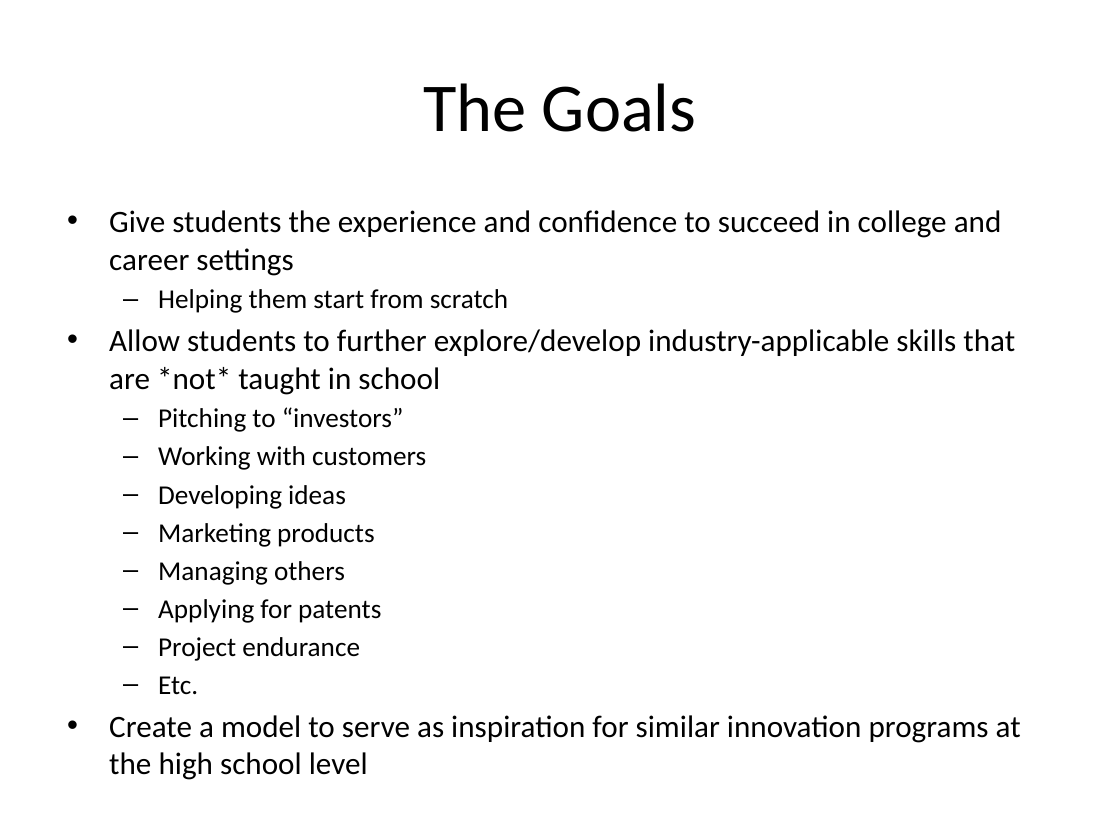
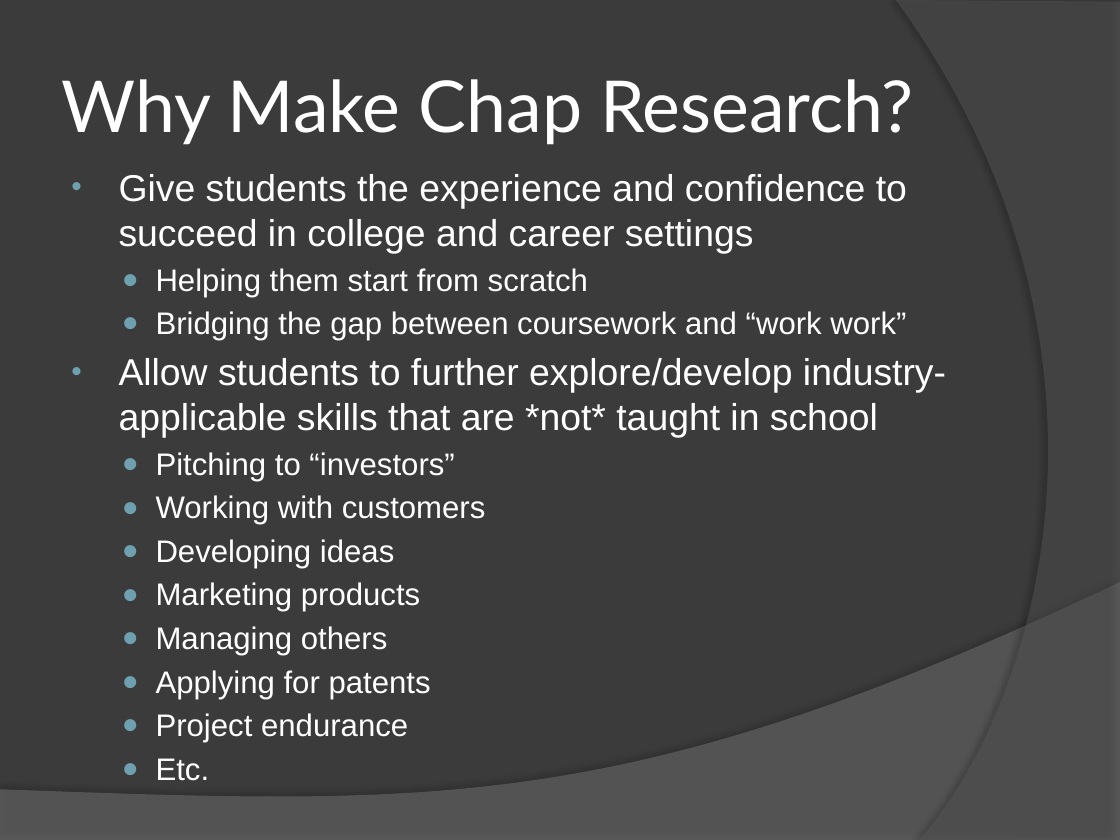
Before and after one commit to ChapResearch/ChapR, a slide deck: slide 3 of ChaprSVN/Promo/1st Board of Advisers Meeting.pptx. Drawn at 1120x840 pixels with LibreOffice and Linux fonts; fonts in the diff are those of the drawing. Boxes give left, top, right and bottom in pixels: in the first picture for what was removed or moved away, otherwise in the second. Text is boxed around its words. In the diff, an @@ line names an element or a change of style, - is before the commit and + after.

```diff
--- a/ChaprSVN/Promo/1st Board of Advisers Meeting.pptx
+++ b/ChaprSVN/Promo/1st Board of Advisers Meeting.pptx
@@ background #FFFFFF to #3B3B3B @@
@@ freeform shape added at <box>896,0,1120,840</box>, fill #5E5E5E at 40% opacity @@
@@ title at <box>62,79,914,145</box>: text changed; size 44 to 46 pt; font Calibri to Lato; text colour #000000 to #FFFFFF @@
-The Goals
+Why Make Chap Research?
@@ text "Give students the experience and ...": place and size @@
-text "Give students the experience and ..." at <box>109,210,1021,743</box>
+text "Give students the experience and ..." at <box>119,174,946,781</box>
@@ text at <box>119,174,946,781</box>: size 20 to 24 pt in "Give students the experience and confidence to ...", "Allow students to further explore/develop industry-applicabl ..."; font Calibri to Arial, text colour #000000 to #FFFFFF in "Give students the experience and confidence to ...", "Helping them start from scratch", "Allow students to further explore/develop industry-applicabl ...", "Pitching to “investors”" and 7 more places; size 17.5 to 20 pt in "Helping them start from scratch", "Pitching to “investors”", "Working with customers", "Developing ideas" and 5 more places; indent changed; bullet – to ● @@
@@ text at <box>156,311,906,341</box>: paragraph added @@
+  ● Bridging the gap between coursework and “work work”
@@ freeform shape added at <box>0,582,1120,840</box>, fill #7F7F7F at 45% opacity @@
@@ text at <box>109,715,1021,743</box>: paragraph removed @@
-• Create a model to serve as inspiration for similar innovation programs at the high school level
```
Also in this commit, not shown: 16 other slides changed, 2 slides added, 1 slide removed, 1 other file.
